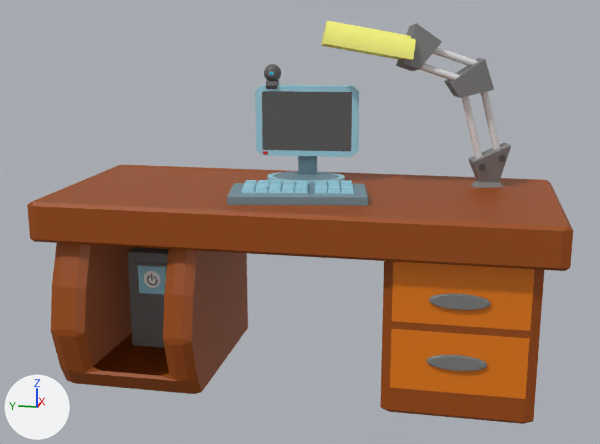
Renders of the FBX model Assets/Model/bedroom/stol.fbx from each side of a commit.
Before and after are seen from a camera (50 mm lens) standing at (-8.85, -1.71, 2.9) and looking at (-0.09, 0.04, 0.71). Lighting does not change. The marker at lower left points along +X, +Y and +Z. Where no turn or scale is listed for an object, it has been applied to the vertices. Vertices at the same position are counted once.

Names of what the first picture shows: 'klava', 'lampa', 'monik', 'pc', 'stol'.
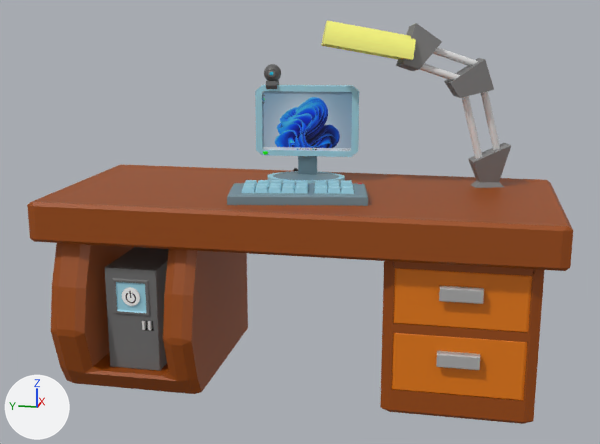
The change, as a diff of the scene's bpy script:
```diff
--- a/Assets/Model/bedroom/stol.fbx.py
+++ b/Assets/Model/bedroom/stol.fbx.py
@@ me_cube @@
-me_cube.from_pydata(...)  # 466 vertices, 415 faces; spans x -1.28..1.19, y -2.71..2.71, z -1.04..1.05
-me_cube.materials.append(mat_material_001)  # grey #7c7c7c
+me_cube.from_pydata(...)  # 488 vertices, 496 faces; spans x -1.28..1.19, y -2.71..2.71, z -1.04..1.05
+# me_cube part 1: the loose piece of 128 vertices spanning x -1.04..-0.96, y -2.02..-1.43, z 0.14..0.3 is deleted
+# me_cube part 2: the loose piece of 128 vertices spanning x -1.04..-0.96, y -2.02..-1.43, z -0.5..-0.34 is deleted
+# me_cube part 3: 6 vertices removed from x -1.0, y -2.41..-1.07, z -0.75..-0.04; 282 vertices added at x -1.19..1.19, y -2.5..-0.98, z -1.04..1.05
+# me_cube part 4: 4 vertices moved from x 0.8, y 1.15..2.21, z -0.83..0.68 to x 0.41, y 1.15..2.21, z -0.83..0.68; 2 vertices added at x 1.0, y 1.25..2.11, z -0.79
 me_cube.materials.append(mat_material)
 me_cube.materials.append(mat_material_003)
+me_cube.materials.append(mat_material_018)  # grey #bababa
@@ me_circle @@
-me_circle.from_pydata(...)  # 694 vertices, 676 faces; spans x -0.313..0.313, y -0.59..0.602, z 0.0..1.345
-me_circle.materials.append(mat_material_016)  # cyan #76939e
-me_circle.materials.append(mat_material_017)  # cyan #9fd6e7
-me_circle.materials.append(mat_material_019)  # dark grey #5a5a5a
+me_circle.from_pydata(...)  # 792 vertices, 746 faces; spans x -0.313..0.723, y -0.59..0.602, z -0.047..1.345
+# me_circle part 5: 4 vertices moved from x -0.026..0.165, y 0.337..0.476, z 1.161 to x -0.023..0.162, y 0.337..0.476, z 1.161; 4 vertices removed from x -0.038..0.177, y 0.336..0.477, z 1.11; 38 vertices added at x -0.038..0.31, y -0.513..0.516, z 0.005..1.158
 me_circle.materials.append(mat_material_020)
@@ me_circle @@
 me_circle.materials.append(mat_material_023)
-me_circle.materials.append(mat_material_024)  # red #e7001d
+me_circle.materials.append(mat_material_026)  # black #000000
+me_circle.materials.append(mat_material_031)  # cyan #9fd6e7
+me_circle.materials.append(mat_material_032)  # cyan #76939e
+me_circle.materials.append(mat_material039)  # picture img_windows_11_jpg
+me_circle.materials.append(mat_material_021)  # green #00ff00
@@ ob_pc @@
 ob_pc = bpy.data.objects.new('pc', me_cube_006)
-ob_pc.location = (0.297, 1.686, -0.227)
+ob_pc.location = (-0.322, 1.686, -0.227)
```

Changed parts and their boxes (x1, y1, x2, y2) in the pictures (600 x 444 px; the box of a moved part takes in the faces that stretch with it):
'pc', moved: before (128, 247, 169, 348); after (105, 247, 169, 371)
part 1 of me_cube, deleted: before (429, 293, 491, 310)
part 2 of me_cube, deleted: before (427, 354, 487, 371)
part 3 of me_cube, built on: before (390, 262, 535, 403); after (360, 174, 569, 424)
part 4 of me_cube, moved or reshaped (not visible before): after (85, 245, 169, 376)
part 5 of me_circle, built on: before (266, 81, 277, 89); after (262, 91, 352, 151)
